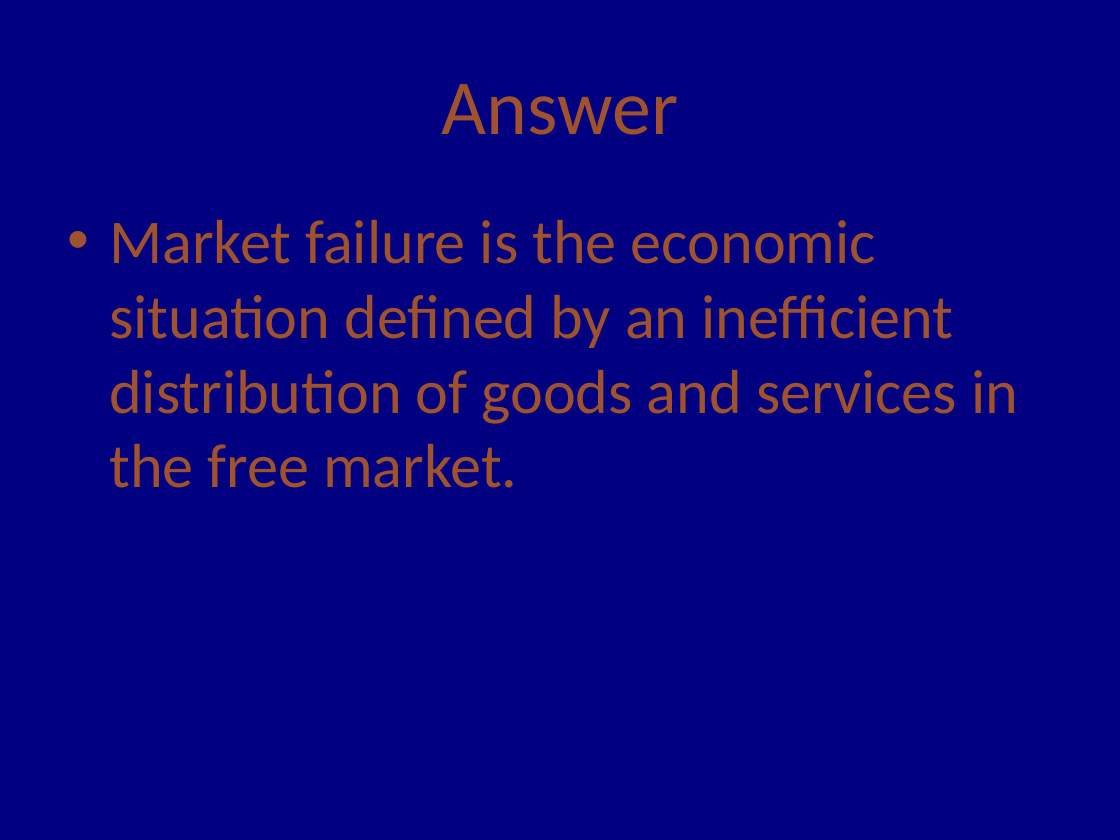
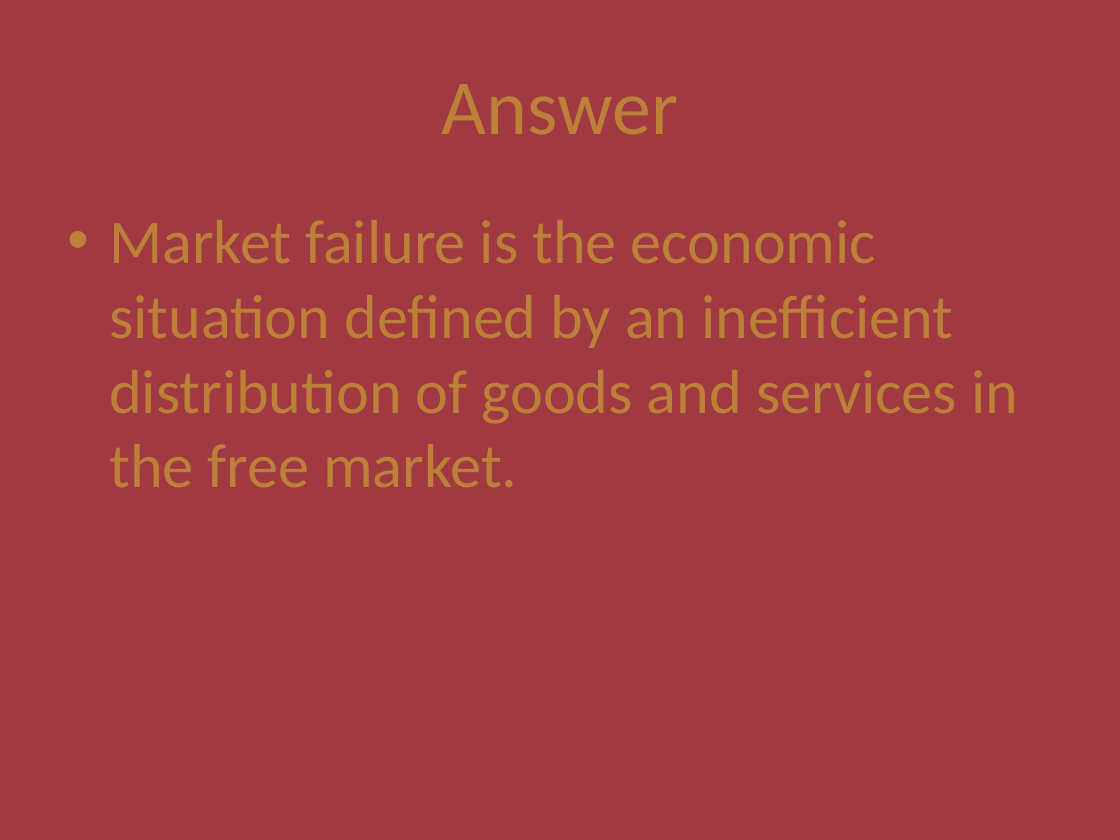
Before and after one commit to zhixiangteoh/tP, a slide deck: slide 11 of pptx/Micro-Economics.pptx. Drawn at 1120x840 pixels with LibreOffice and Linux fonts; fonts in the diff are those of the drawing. Boxes give left, top, right and bottom in pixels: in the first picture for what was removed or moved away, otherwise in the second. Text is boxed around its words. In the diff, an @@ line names an element or a change of style, - is before the commit and + after.

Commit message:
Add Default Color Scheme options to pptx

```diff
--- a/pptx/Micro-Economics.pptx
+++ b/pptx/Micro-Economics.pptx
@@ background #000080 to #A13942 @@
@@ title "Answer" at [442,84,679,134]: text colour #A0522D to #BD8038 @@
@@ text "Market failure is the economic ..." at [109,220,1018,487]: text colour #A0522D to #BD8038 @@
```
Also in this commit, not shown: 10 other slides changed, 6 other files.
